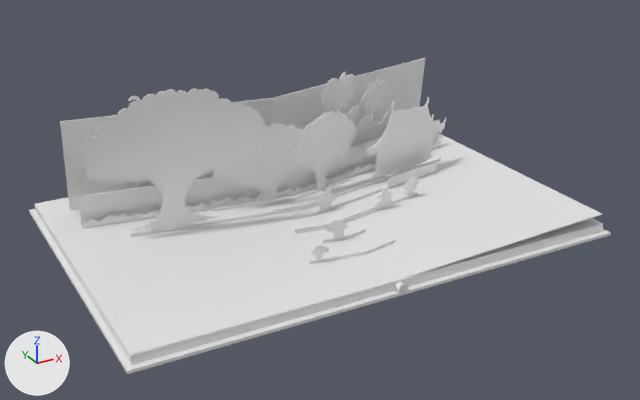
Renders of the glTF model live/xieng-mieng-s04/exit.glb from each side of a commit.
One viewpoint serves both versions: a 50 mm lens placed at (-1.62, -3.02, 1.56), pointed at (-0.01, -0.09, 0.1). Arrows for +X, +Y and +Z are at lower left; the lights stay in place. The first picture is the older version. Materials are left out; every surface is plain grey. Where no turn or scale is listed for an object, it has been applied to the vertices. Vertices at exactly the same position are counted once.

The older version as bpy lines, for what is in view:
```python
ob_card_garden_frangipani_l_1_1 = bpy.data.objects.new('card-garden-frangipani-l-1_1', me_card_garden_frangipani_l_1)
ob_card_garden_frangipani_l_1_1.location = (0.0, 0.165, 0.002)
ob_card_garden_mango_1_1 = bpy.data.objects.new('card-garden-mango-1_1', me_card_garden_mango_1)
ob_card_garden_mango_1_1.location = (0.0, 0.043, 0.002)
ob_card_garden_plinth1_1 = bpy.data.objects.new('card-garden-plinth1_1', me_card_garden_plinth1)
ob_card_garden_plinth1_1.location = (0.0, -0.025, 0.002)
ob_card_garden_plinth_1_1 = bpy.data.objects.new('card-garden-plinth-1_1', me_card_garden_plinth_1)
ob_card_garden_plinth_1_1.location = (0.0, -0.025, 0.002)
ob_card_garden_sala1_1 = bpy.data.objects.new('card-garden-sala1_1', me_card_garden_sala1)
ob_card_garden_sala1_1.location = (0.0, 0.062, 0.002)
ob_card_garden_sky1_1 = bpy.data.objects.new('card-garden-sky1_1', me_card_garden_sky1)
ob_card_garden_sky1_1.location = (0.0, 0.4, 0.002)
ob_card_garden_sky_1_1 = bpy.data.objects.new('card-garden-sky-1_1', me_card_garden_sky_1)
ob_card_garden_sky_1_1.location = (0.0, 0.4, 0.002)
# me_card_garden_sky1
# before: 1 (0.881, 0.061, 0.455) at pixel (425, 58), 2 (-0.009, -0.064, 0.417) at pixel (273, 98), 7 (-0.01, -0.06, 0.418) at pixel (272, 97), 9 (0.881, 0.065, 0.456) at pixel (424, 57)
# me_card_garden_sky_1
# before: 1 (-0.9, 0.061, 0.417) at pixel (60, 121), 3 (-0.009, -0.064, 0.417) at pixel (273, 98), 8 (-0.9, 0.065, 0.418) at pixel (59, 121), 9 (-0.008, -0.06, 0.418) at pixel (272, 97)
# also in view: 'card-garden-palms1_1' at (0.34, 0.31, 0.26); 'cover1' at (0.51, 0.0, -0.04); 'cover-1' at (-0.51, 0.0, -0.04); 'leaf-page' at (-0.5, 0.0, 0.0); 'block-1' at (-0.5, 0.0, -0.02)
```
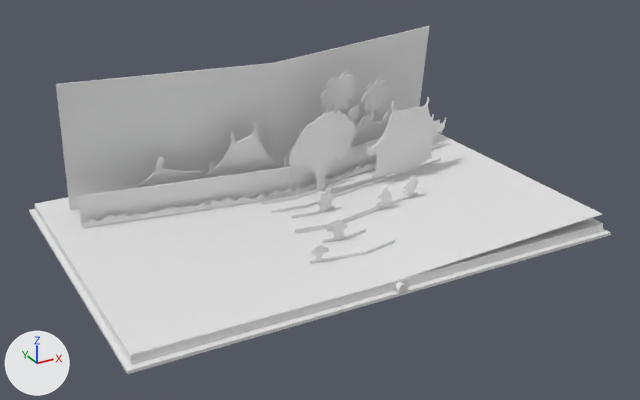
Boxes [x1, y1, x2, y2] around the edits, measured in the pictures (640 x 400 px):
'card-garden-sky-1_1', reshaped (31% taller)
    before: [60, 98, 273, 210]
    after: [56, 63, 274, 210]
'card-garden-mango-1_1', deleted
    before: [84, 89, 307, 237]
'card-garden-sky1_1', reshaped
    before: [272, 58, 425, 132]
    after: [271, 26, 429, 167]
'card-garden-frangipani-l-1_1', deleted
    before: [212, 122, 297, 212]
'card-garden-plinth1_1', deleted
    before: [315, 163, 438, 215]
'card-garden-plinth-1_1', deleted
    before: [280, 212, 315, 220]

Edits to the bpy script that builds the scene:
```text
Change me_card_garden_sky1:
    used by ob_card_garden_sky1_1; location = (0.0, 0.4, 0.002)
    remove me_card_garden_sky1.from_pydata(...)  # 10 vertices, 16 faces; spans x -0.01..0.89, y -0.064..0.129, z 0.0..0.456
    add me_card_garden_sky1.from_pydata(...)  # 10 vertices, 16 faces; spans x -0.013..0.89, y -0.089..0.129, z 0.0..0.618
    me_card_garden_sky1 part 1
    add for i in [1, 2, 7, 9]: me_card_garden_sky1.vertices[i].co += Vector((-0.003, -0.025, 0.162))
    me_card_garden_sky1.vertices[3].co: (-0.004, -0.032, 0.208) -> (-0.006, -0.044, 0.29)  # not seen -> pixel (272, 124)
    me_card_garden_sky1.vertices[6].co: (-0.005, -0.028, 0.209) -> (-0.007, -0.04, 0.29)  # not seen -> pixel (271, 124)
Change me_card_garden_sky_1:
    used by ob_card_garden_sky_1_1; location = (0.0, 0.4, 0.002)
    remove me_card_garden_sky_1.from_pydata(...)  # 10 vertices, 16 faces; spans x -0.9..0.001, y -0.064..0.129, z 0.0..0.418
    add me_card_garden_sky_1.from_pydata(...)  # 10 vertices, 16 faces; spans x -0.904..0.001, y -0.089..0.129, z 0.0..0.58
    me_card_garden_sky_1 part 2
    add for i in [1, 3, 8, 9]: me_card_garden_sky_1.vertices[i].co += Vector((-0.003, -0.025, 0.162))
    me_card_garden_sky_1.vertices[0].co: (-0.004, -0.032, 0.208) -> (-0.006, -0.044, 0.29)  # not seen -> pixel (272, 124)
    me_card_garden_sky_1.vertices[5].co: (-0.004, -0.028, 0.209) -> (-0.006, -0.04, 0.29)  # not seen -> pixel (272, 124)
Remove ob_card_garden_frangipani_l_1_1:
    ob_card_garden_frangipani_l_1_1 = bpy.data.objects.new('card-garden-frangipani-l-1_1', me_card_garden_frangipani_l_1)
    ob_card_garden_frangipani_l_1_1.location = (0.0, 0.165, 0.002)
Remove ob_card_garden_mango_1_1:
    ob_card_garden_mango_1_1 = bpy.data.objects.new('card-garden-mango-1_1', me_card_garden_mango_1)
    ob_card_garden_mango_1_1.location = (0.0, 0.043, 0.002)
Remove ob_card_garden_plinth1_1:
    ob_card_garden_plinth1_1 = bpy.data.objects.new('card-garden-plinth1_1', me_card_garden_plinth1)
    ob_card_garden_plinth1_1.location = (0.0, -0.025, 0.002)
Remove ob_card_garden_plinth_1_1:
    ob_card_garden_plinth_1_1 = bpy.data.objects.new('card-garden-plinth-1_1', me_card_garden_plinth_1)
    ob_card_garden_plinth_1_1.location = (0.0, -0.025, 0.002)
```
